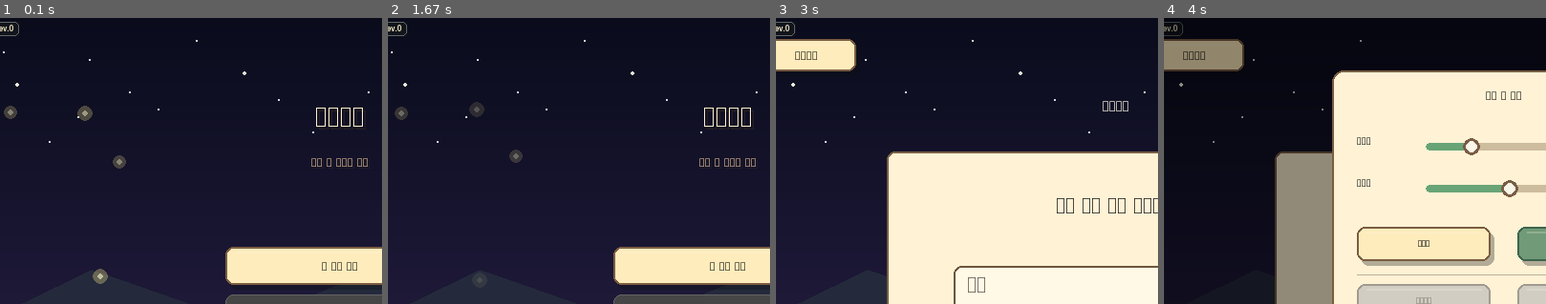
Above: before the commit, frames 1-4 (left to right).
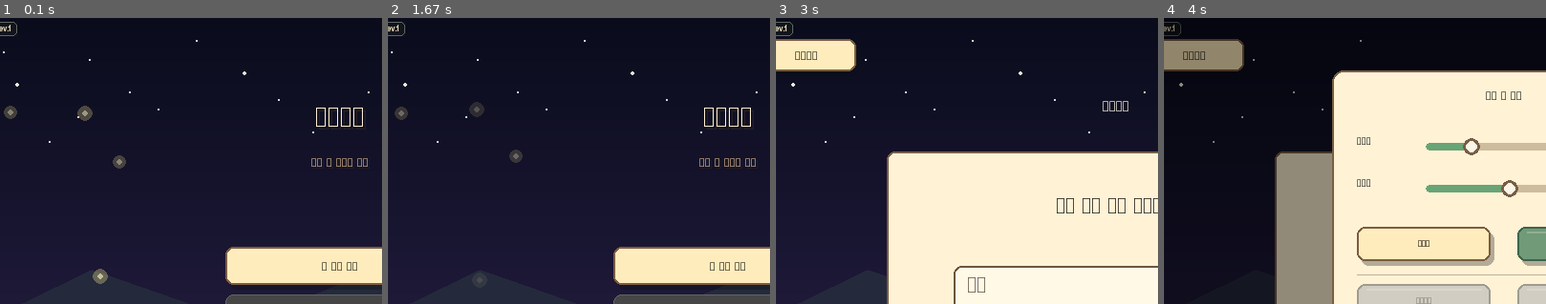
Above: after the commit, the same moments.

Repository: minulx-10/DreamFarm
Game: pygame game, started from main.py
The game is run twice, just before and just after one commit, with the same random seed, the same clock (stepped at 60 frames per second) and the same inputs.
Inputs (mouse positions are % of the whole screen's width and height, from its top left):
- Up to frame 1 (0.1 s): no input
- Up to frame 2 (1.67 s): press the mouse at (95, 7) at 0.37 s; move the mouse to (84, 13) at 0.47 s; release the mouse at (72, 19) at 0.6 s; click (50, 43) at 0.72 s; press the mouse at (40, 50) at 1.03 s; move the mouse to (58, 58) at 1.13 s; release the mouse at (76, 66) at 1.27 s; hold Esc from 1.33 s (still down)
- Up to frame 3 (3 s): release Esc at 1.8 s; press the mouse at (50, 68) at 1.87 s; move the mouse to (36, 67) at 1.97 s; release the mouse at (22, 66) at 2.1 s; hold Esc 2.17-2.63 s; click (50, 43) at 2.72 s
- Up to frame 4 (4 s): click (50, 63) at 3.05 s; press the mouse at (90, 7) at 3.37 s; move the mouse to (55, 29) at 3.47 s; release the mouse at (20, 51) at 3.6 s; press the mouse at (95, 7) at 3.7 s; move the mouse to (86, 33) at 3.8 s; release the mouse at (77, 59) at 3.93 s
The pictures show only the part of the screen within x 6-56%, y 0-50%; the shares and areas given below are measured in that part.

The runs differ from the first frame. In frame 1, less than 0.1% of the frame differs, in the area x 2-5%, y 1-7%; in frame 2, less than 0.1%; in frame 3, less than 0.1%; in frame 4, less than 0.1%.

Commit message:
feat: overhaul Android build — drop runtime numpy via pre-baked audio, add pygame-ce p4a recipe, touch/lifecycle support
Antigravity's buildozer setup was broken by two root causes: numpy (compiled
per-arch on p4a, the slow/fragile build killer) and no pygame-ce recipe on
python-for-android. Also the game had no touch/back-button/lifecycle handling.

Build architecture:
- Pre-bake all SFX/BGM to core/sound/**.ogg at build time (tools/bake_audio.py);
  core/audio.py loads the .ogg files at runtime and only lazy-imports numpy as a
  desktop synth fallback. numpy is now absent from the Android APK entirely.
- Add local pygame-ce p4a recipe (p4a-recipes/pygame-ce, from PR #2971, pinned
  2.4.0) since p4a has no merged pygame-ce recipe; wire via p4a.local_recipes.
- buildozer.spec: requirements=python3,pygame-ce (no numpy), arm64-v8a only,
  target API 34, NDK 25b, icon/presplash, drop unused permissions.
- CI: bake audio before buildozer, stable cache key, non-blocking Android job.

Runtime (Android):
- SDL_ANDROID_TRAP_BACK_BUTTON + K_AC_BACK→ESC so the back button goes "back"
  instead of killing the app (reuses existing ESC/overlay logic).
- APP_WILLENTERBACKGROUND/DIDENTERFOREGROUND: pause audio+rendering and autosave
  on background, resume on foreground (prevents Android resume crashes).
- core/platform.py IS_ANDROID: fullscreen from start, desktop-only ACTIVEEVENT,
  larger mixer buffer.

Verified headlessly on desktop: 23 sounds load with numpy fully blocked; game
boots in simulated-Android mode with numpy never imported. APK build itself must
be confirmed in Linux CI (cannot build p4a on Windows).

Co-Authored-By: Claude Opus 4.8 <noreply@anthropic.com>

Diff:
--- a/core/audio.py
+++ b/core/audio.py
@@ -1,14 +1,40 @@
 """몽중농원 절차적 오디오 엔진.
 
-모든 효과음과 배경음을 numpy로 런타임에 합성한다 — 외부 음원 파일 불필요.
-오디오 장치가 없거나 mixer 초기화에 실패해도 모든 함수가 조용히 no-op으로
-동작하도록 설계되어 게임 진행을 막지 않는다.
+효과음과 배경음은 원래 numpy로 런타임에 합성했다. 그러나 numpy는
+python-for-android(안드로이드 빌드)에서 매번 소스 컴파일돼 빌드를 몇 배 느리게
+하고 자주 깨뜨린다. 그래서 배포 파이프라인은 빌드 시점에 `tools/bake_audio.py`로
+모든 소리를 미리 .ogg로 구워(core/sound/**) APK/EXE에 실어 보내고, 런타임에는
+그 파일을 불러 재생한다 — numpy 없이도 동작한다.
+
+데스크톱 개발 환경에서 .ogg가 아직 없으면 그때만 numpy를 지연 로드해 즉석
+합성한다(기존과 동일한 폴백). 오디오 장치가 없거나 mixer 초기화에 실패해도 모든
+함수가 조용히 no-op으로 동작하도록 설계되어 게임 진행을 막지 않는다.
 """
 
-import numpy as np
+import os
 import pygame
 
+from core.assets import resource_path
+
 SAMPLE_RATE = 44100
+
+# numpy는 '합성'에만 필요하다. 미리 구운 .ogg를 쓰는 정상 경로에서는 import하지
+# 않는다(안드로이드엔 numpy가 없으므로 최상단 import는 곧 크래시다). 합성이 실제로
+# 필요한 순간에만 아래 _ensure_np()로 지연 로드한다.
+np = None
+
+
+def _ensure_np():
+    """합성이 필요할 때만 numpy를 지연 로드한다. 성공하면 True."""
+    global np
+    if np is None:
+        try:
+            import numpy as _np
+            np = _np
+        except Exception as e:
+            print("numpy 없음 — 즉석 오디오 합성 불가(구운 .ogg만 재생):", e)
+            return False
+    return True
 
 _enabled = False
 _muted = False
@@ -459,41 +485,59 @@
 
 
 def _build_instant_only():
-    """즉각 반응이 필요한 기본 효과음만 시작 시점에 먼저 합성한다."""
+    """즉각 반응이 필요한 기본 효과음만 시작 시점에 먼저 준비한다(로드 또는 합성)."""
     for name in _INSTANT_SFX:
-        if name in _SFX_BUILDERS:
-            try:
-                _sfx[name] = _SFX_BUILDERS[name]()
-                _sfx[name].set_volume(_sfx_volume)
-            except Exception as e:
-                print("Instant SFX build failed:", name, e)
+        try:
+            get_or_create_sfx(name)
+        except Exception as e:
+            print("Instant SFX prepare failed:", name, e)
+
+
+def _load_baked(category, name):
+    """미리 구워둔 core/sound/<category>/<name>.ogg 를 불러온다(있으면)."""
+    path = resource_path(os.path.join("sound", category, name + ".ogg"))
+    if os.path.exists(path):
+        try:
+            return pygame.mixer.Sound(path)
+        except Exception as e:
+            print("구운 사운드 로드 실패:", path, e)
+    return None
 
 
 def get_or_create_sfx(name):
-    """효과음 지연 합성 및 캐싱 래퍼"""
+    """효과음 준비 래퍼 — 구운 .ogg를 우선 불러오고, 없으면 numpy로 즉석 합성."""
     if name not in _sfx:
-        builder = _SFX_BUILDERS.get(name)
-        if builder:
-            try:
-                snd = builder()
-                snd.set_volume(_sfx_volume)
-                _sfx[name] = snd
-            except Exception as e:
-                print("SFX lazy build failed:", name, e)
-                return None
+        snd = _load_baked("sfx", name)
+        if snd is None:
+            builder = _SFX_BUILDERS.get(name)
+            if builder and _ensure_np():
+                try:
+                    snd = builder()
+                except Exception as e:
+                    print("SFX lazy build failed:", name, e)
+                    return None
+        if snd is None:
+            return None
+        snd.set_volume(_sfx_volume)
+        _sfx[name] = snd
     return _sfx.get(name)
 
 
 def get_or_create_bgm(name):
-    """배경음 지연 합성 및 캐싱 래퍼"""
+    """배경음 준비 래퍼 — 구운 .ogg를 우선 불러오고, 없으면 numpy로 즉석 합성."""
     if name not in _bgm_sounds:
-        builder = _BGM_BUILDERS.get(name)
-        if builder:
-            try:
-                _bgm_sounds[name] = _to_sound(builder(), 0.9)
-            except Exception as e:
-                print("BGM lazy build failed:", name, e)
-                return None
+        snd = _load_baked("bgm", name)
+        if snd is None:
+            builder = _BGM_BUILDERS.get(name)
+            if builder and _ensure_np():
+                try:
+                    snd = _to_sound(builder(), 0.9)
+                except Exception as e:
+                    print("BGM lazy build failed:", name, e)
+                    return None
+        if snd is None:
+            return None
+        _bgm_sounds[name] = snd
     return _bgm_sounds.get(name)
 
 
@@ -503,7 +547,10 @@
     if _enabled:
         return
     try:
-        pygame.mixer.pre_init(SAMPLE_RATE, -16, 2, 512)
+        # 안드로이드는 오디오 지연/언더런이 잦아 버퍼를 조금 키운다(512→1024).
+        from core.platform import IS_ANDROID
+        buffer = 1024 if IS_ANDROID else 512
+        pygame.mixer.pre_init(SAMPLE_RATE, -16, 2, buffer)
         pygame.mixer.init()
         pygame.mixer.set_num_channels(16)
         _bgm_channel = pygame.mixer.Channel(0)
@@ -624,3 +671,25 @@
 
 def is_enabled():
     return _enabled
+
+
+def pause_all():
+    """앱이 백그라운드로 갈 때 — 모든 채널(효과음+배경음)을 일시정지.
+    안드로이드에서 재생을 켠 채 백그라운드로 가면 복귀 시 크래시/멈춤이 알려져 있어
+    반드시 멈춰야 한다."""
+    if not _enabled:
+        return
+    try:
+        pygame.mixer.pause()
+    except Exception:
+        pass
+
+
+def resume_all():
+    """앱이 포그라운드로 복귀할 때 — 일시정지했던 채널을 다시 재생."""
+    if not _enabled:
+        return
+    try:
+        pygame.mixer.unpause()
+    except Exception:
+        pass
--- /dev/null
+++ b/core/platform.py
@@ -0,0 +1,9 @@
+"""플랫폼 감지 및 안드로이드 관련 공용 상수.
+
+python-for-android 부트스트랩은 실행 시 ANDROID_ARGUMENT 환경변수를 설정한다.
+이걸로 '지금 안드로이드에서 도는 중인지'를 판별한다. 데스크톱/EXE 에서는 False.
+"""
+
+import os
+
+IS_ANDROID = "ANDROID_ARGUMENT" in os.environ or "ANDROID_APP_PATH" in os.environ
--- a/core/version.py
+++ b/core/version.py
@@ -10,7 +10,7 @@
 여기 VERSION은 '안정 채널' 표기용이다. Git 태그 이름이 실제 배포 채널(안정/프리릴리스)을 정한다.
 """
 
-VERSION = "2.2.2-dev.0"
+VERSION = "2.2.2-dev.1"
 
 
 
--- a/game_main.py
+++ b/game_main.py
@@ -5,6 +5,7 @@
 
 sys.path.append(os.path.dirname(os.path.abspath(__file__)))
 
+from core.platform import IS_ANDROID
 from core.game_state import game_state, apply_second_run
 from core import audio
 from core.settings_overlay import SettingsOverlay
@@ -67,7 +68,9 @@
         pass
 
     # 디스플레이 초기화 변수
-    is_fullscreen = False
+    # 안드로이드는 창 개념이 없고 항상 전체화면이므로, 시작부터 전체화면 스케일 모드로 둔다.
+    # (800x600 가상 캔버스를 기기 해상도에 4:3 레터박스로 맞춰 그린다.)
+    is_fullscreen = IS_ANDROID
     current_nightmare = False
     screen = None
     offset_x, offset_y = 0, 0
@@ -193,6 +196,13 @@
     game_state.fast_forward = False
     fullscreen_cooldown = 0.0
 
+    # 안드로이드 생명주기/뒤로가기 상수. 데스크톱 pygame-ce 에도 존재하나 발생하지 않으며,
+    # 구버전 classic pygame 폴백을 대비해 getattr 로 안전하게 얻는다.
+    APP_BG = getattr(pygame, "APP_WILLENTERBACKGROUND", None)
+    APP_FG = getattr(pygame, "APP_DIDENTERFOREGROUND", None)
+    KEY_BACK = getattr(pygame, "K_AC_BACK", None)
+    app_backgrounded = False
+
     while game_state.running:
         dt = clock.tick(60) / 1000.0
         # dt가 튀는 것을 방지하기 위해 최대 0.1초로 클램핑
@@ -261,6 +271,38 @@
 
         events = pygame.event.get()
 
+        # --- 안드로이드 생명주기: 백그라운드 진입 시 오디오·렌더를 즉시 멈춘다 ---
+        # (재생/그리기를 켠 채 백그라운드로 가면 복귀 시 크래시/멈춤이 알려져 있다.)
+        for event in events:
+            if APP_BG is not None and event.type == APP_BG:
+                audio.pause_all()
+                app_backgrounded = True
+                # 밀려날 때 진행 중인 밭을 자동 저장(자동저장이 켜져 있으면)
+                if current_key == "farm" and scenes.get("farm") is not None:
+                    from core import save_system
+                    if save_system.get_setting("autosave"):
+                        try:
+                            save_system.save_game(scenes["farm"])
+                        except Exception:
+                            pass
+            elif APP_FG is not None and event.type == APP_FG:
+                audio.resume_all()
+                app_backgrounded = False
+        if app_backgrounded:
+            # GL 컨텍스트가 백업된 상태 → 그리기/flip 금지. 이벤트 큐만 돌리며 대기.
+            pygame.time.wait(120)
+            continue
+
+        # 안드로이드 하드웨어 '뒤로가기'(K_AC_BACK)를 ESC 로 치환 →
+        # 오버레이 닫기·뒤로가기·설정 열기 등 기존 ESC 로직을 그대로 재사용한다.
+        if KEY_BACK is not None:
+            events = [
+                pygame.event.Event(e.type, key=pygame.K_ESCAPE, mod=0,
+                                   unicode=("\x1b" if e.type == pygame.KEYDOWN else ""))
+                if e.type in (pygame.KEYDOWN, pygame.KEYUP) and e.key == KEY_BACK else e
+                for e in events
+            ]
+
         # 1. F11 전체화면 감지 및 마우스 좌표 가상 해상도로 역배율 보정 (종횡비 고려)
         mapped_events = []
         for event in events:
@@ -270,8 +312,9 @@
                 is_fullscreen = not is_fullscreen
                 update_display_mode()
                 fullscreen_cooldown = 0.6  # 전체화면 시 포커스 감지 쿨타임 작동
-            elif event.type == pygame.ACTIVEEVENT:
+            elif not IS_ANDROID and event.type == pygame.ACTIVEEVENT:
                 # 윈도우 포커스 분실 감지 (gain이 0이고, 전체화면 쿨다운이 없을 때만 발동)
+                # 안드로이드에서는 ACTIVEEVENT 가 부정확해 APP_* 생명주기 이벤트로 대체한다.
                 if getattr(event, "gain", 1) == 0 and fullscreen_cooldown <= 0:
                     game_state.paused = True
 
--- a/main.py
+++ b/main.py
@@ -1,6 +1,12 @@
 import os
 import sys
 import traceback
+
+# 안드로이드 하드웨어/제스처 '뒤로가기' 버튼을 SDL 이 삼켜 앱을 곧장 종료해 버리지
+# 않도록, pygame 이 임포트/초기화되기 '전에' 트랩 힌트를 켜 둔다. 이렇게 하면 뒤로가기가
+# pygame.K_AC_BACK 키 이벤트로 우리 쪽에 전달돼 '한 단계 뒤로'로 쓸 수 있다.
+# (데스크톱에서는 이 환경변수가 무시되므로 무해하다.)
+os.environ.setdefault("SDL_ANDROID_TRAP_BACK_BUTTON", "1")
 
 try:
     import game_main
--- /dev/null
+++ b/p4a-recipes/pygame-ce/__init__.py
@@ -0,0 +1,75 @@
+from os.path import join
+
+from pythonforandroid.recipe import CompiledComponentsPythonRecipe
+from pythonforandroid.toolchain import current_directory
+
+
+class Pygame2Recipe(CompiledComponentsPythonRecipe):
+    """
+    Recipe to build apps based on SDL2-based pygame (pygame-ce).
+
+    python-for-android 에는 아직 병합된 pygame-ce 레시피가 없어서(PR kivy/python-for-android#2971
+    가 미병합 상태), 그 PR 의 레시피를 로컬로 들고 온다. buildozer.spec 의
+    `p4a.local_recipes = ./p4a-recipes` 가 이 폴더를 가리킨다.
+
+    버전은 2.4.0 에 고정한다. pygame-ce 2.5.x 부터는 빌드 시스템이 meson 으로 바뀌어
+    아래의 setuptools/Setup 방식과 맞지 않는다(빌드가 깨진다). 2.4.0 은 여전히 pygame-ce 라서
+    데스크톱(2.5.7)과 동작이 거의 같고 APP_* 생명주기 이벤트·K_AC_BACK 등을 모두 지원한다.
+
+    .. warning:: Some pygame functionality is still untested, and some
+        dependencies like freetype, postmidi and libjpeg are currently
+        not part of the build. It's usable, but not complete.
+    """
+
+    version = '2.4.0'
+    url = 'https://github.com/pygame-community/pygame-ce/archive/{version}.tar.gz'
+
+    site_packages_name = 'pygame-ce'
+    name = 'pygame-ce'
+
+    depends = ['sdl2', 'sdl2_image', 'sdl2_mixer', 'sdl2_ttf', 'setuptools', 'jpeg', 'png']
+    call_hostpython_via_targetpython = False  # Due to setuptools
+    install_in_hostpython = False
+
+    def prebuild_arch(self, arch):
+        super().prebuild_arch(arch)
+        with current_directory(self.get_build_dir(arch.arch)):
+            setup_template = open(join("buildconfig", "Setup.Android.SDL2.in")).read()
+            env = self.get_recipe_env(arch)
+            env['ANDROID_ROOT'] = join(self.ctx.ndk.sysroot, 'usr')
+
+            png = self.get_recipe('png', self.ctx)
+            png_lib_dir = join(png.get_build_dir(arch.arch), '.libs')
+            png_inc_dir = png.get_build_dir(arch)
+
+            jpeg = self.get_recipe('jpeg', self.ctx)
+            jpeg_inc_dir = jpeg_lib_dir = jpeg.get_build_dir(arch.arch)
+
+            sdl_mixer_includes = ""
+            sdl2_mixer_recipe = self.get_recipe('sdl2_mixer', self.ctx)
+            for include_dir in sdl2_mixer_recipe.get_include_dirs(arch):
+                sdl_mixer_includes += f"-I{include_dir} "
+
+            setup_file = setup_template.format(
+                sdl_includes=(
+                    " -I" + join(self.ctx.bootstrap.build_dir, 'jni', 'SDL', 'include') +
+                    " -L" + join(self.ctx.bootstrap.build_dir, "libs", str(arch)) +
+                    " -L" + png_lib_dir + " -L" + jpeg_lib_dir + " -L" + arch.ndk_lib_dir_versioned),
+                sdl_ttf_includes="-I"+join(self.ctx.bootstrap.build_dir, 'jni', 'SDL2_ttf'),
+                sdl_image_includes="-I"+join(self.ctx.bootstrap.build_dir, 'jni', 'SDL2_image'),
+                sdl_mixer_includes=sdl_mixer_includes,
+                jpeg_includes="-I"+jpeg_inc_dir,
+                png_includes="-I"+png_inc_dir,
+                freetype_includes=""
+            )
+            open("Setup", "w").write(setup_file)
+
+    def get_recipe_env(self, arch):
+        env = super().get_recipe_env(arch)
+        env['USE_SDL2'] = '1'
+        env["PYGAME_CROSS_COMPILE"] = "TRUE"
+        env["PYGAME_ANDROID"] = "TRUE"
+        return env
+
+
+recipe = Pygame2Recipe()
--- /dev/null
+++ b/tools/bake_audio.py
@@ -0,0 +1,66 @@
+"""빌드 시 모든 효과음/배경음을 numpy로 합성해 core/sound/**.ogg 로 굽는다.
+
+왜? core/audio.py 는 원래 numpy 로 소리를 런타임 합성했지만, numpy 는
+python-for-android 에서 매번 소스 컴파일돼 안드로이드 빌드를 몇 배 느리게 만들고
+자주 깨뜨린다. 그래서 배포 파이프라인은 빌드 시점에 이 스크립트로 소리를 미리
+.ogg 로 구워 두고, 런타임(APK/EXE)에는 numpy 없이 그 파일만 실어 재생한다.
+
+사용:  python tools/bake_audio.py [출력경로]
+필요:  numpy, pygame-ce, soundfile   (개발/CI 환경에만 필요, 최종 산출물엔 불필요)
+"""
+
+import os
+import sys
+
+# CI 등 헤드리스(사운드 장치 없음) 환경에서도 mixer 를 초기화할 수 있게 더미 드라이버.
+os.environ.setdefault("SDL_AUDIODRIVER", "dummy")
+os.environ.setdefault("SDL_VIDEODRIVER", "dummy")
+
+import pygame  # noqa: E402
+import soundfile as sf  # noqa: E402
+
+ROOT = os.path.dirname(os.path.dirname(os.path.abspath(__file__)))
+sys.path.insert(0, ROOT)
+
+OUT_DIR = sys.argv[1] if len(sys.argv) > 1 else os.path.join(ROOT, "core", "sound")
+
+
+def main():
+    pygame.mixer.pre_init(44100, -16, 2, 512)
+    pygame.init()
+    pygame.mixer.init()
+
+    from core import audio
+    if not audio._ensure_np():
+        print("ERROR: numpy 를 불러올 수 없어 굽기를 진행할 수 없습니다.", file=sys.stderr)
+        sys.exit(1)
+
+    total = 0
+
+    def bake(category, builders, wrap=None):
+        nonlocal total
+        d = os.path.join(OUT_DIR, category)
+        os.makedirs(d, exist_ok=True)
+        for name, fn in builders.items():
+            snd = wrap(fn()) if wrap else fn()          # pygame.Sound (int16 stereo)
+            arr = pygame.sndarray.array(snd)            # (N, 2) int16
+            path = os.path.join(d, name + ".ogg")
+            # 한 번에 큰 OGG/Vorbis를 쓰면 libsndfile 이 네이티브 크래시를 내는
+            # 경우가 있다(특히 수십 초짜리 BGM). 블록 단위로 쪼개 쓰면 안전하다.
+            with sf.SoundFile(path, "w", samplerate=44100, channels=arr.shape[1],
+                              format="OGG", subtype="VORBIS") as f:
+                for i in range(0, len(arr), 44100):
+                    f.write(arr[i:i + 44100])
+            kb = os.path.getsize(path) / 1024.0
+            print(f"  baked {category}/{name}.ogg  ({arr.shape[0]/44100:.1f}s, {kb:.0f}KB)")
+            total += 1
+
+    print(f"Baking audio -> {OUT_DIR}")
+    # 효과음 빌더는 이미 pygame.Sound 를 돌려준다. 배경음 빌더는 float 파형이라 _to_sound 로 감싼다.
+    bake("sfx", audio._SFX_BUILDERS)
+    bake("bgm", audio._BGM_BUILDERS, wrap=lambda w: audio._to_sound(w, 0.9))
+    print(f"Done — {total} files baked.")
+
+
+if __name__ == "__main__":
+    main()
Not shown, changed: requirements.txt
Not shown, changed: .github/workflows/release.yml
Not shown, changed: CHANGELOG.md
Not shown, changed: HANDOFF.md
Not shown, changed: buildozer.spec
Not shown, added: core/sound/bgm/ending.ogg
Not shown, added: core/sound/bgm/ending_sad.ogg
Not shown, added: core/sound/bgm/ending_warm.ogg
Not shown, added: core/sound/bgm/event.ogg
Not shown, added: core/sound/bgm/farm.ogg
Not shown, added: core/sound/bgm/night.ogg
Not shown, added: core/sound/sfx/break.ogg
(and 16 more such lines)
